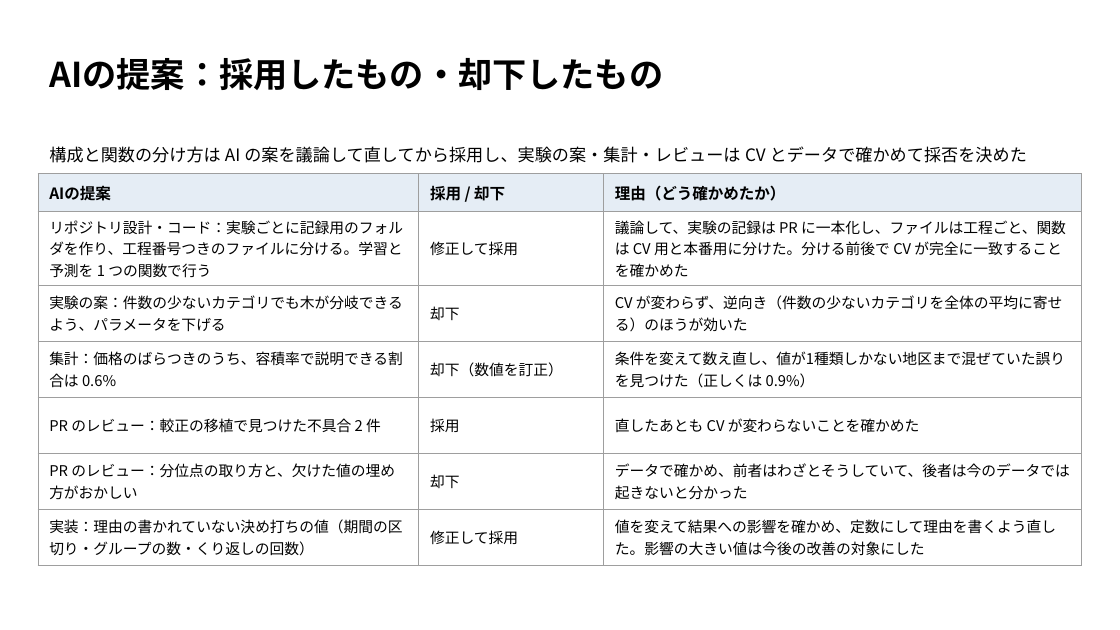
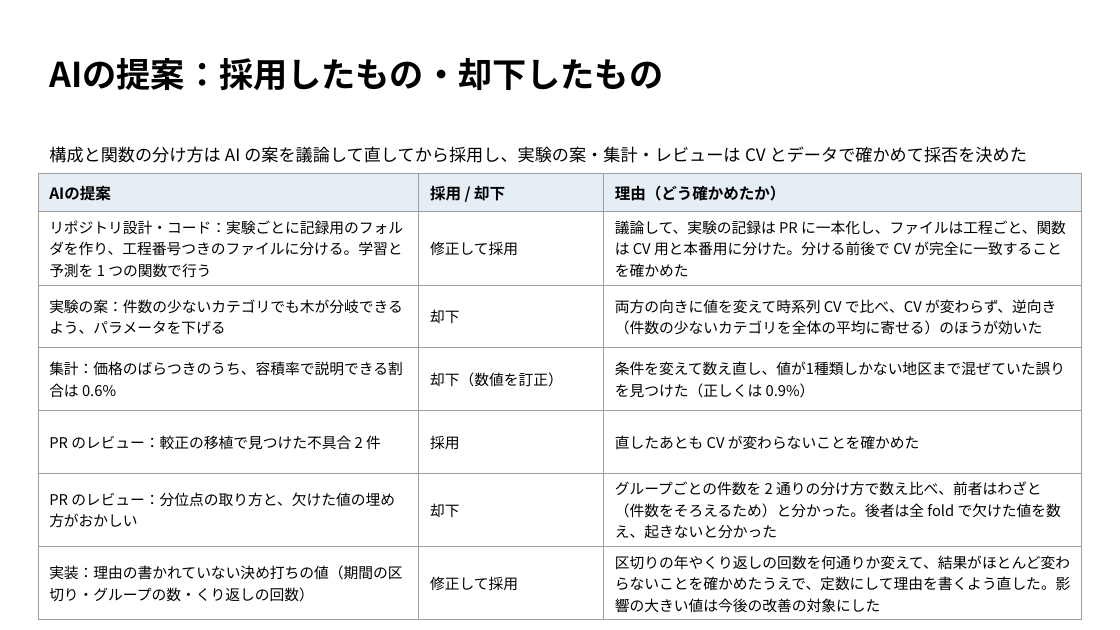
Before and after one commit to TaisukeFujise/condominium-price-pred, a slide deck: slide 4 of slides/midterm/midterm.pptx. Drawn at 1120x630 pixels with LibreOffice and Linux fonts; fonts in the diff are those of the drawing. Boxes give left, top, right and bottom in pixels: in the first picture for what was removed or moved away, otherwise in the second. Text is boxed around its words. In the diff, an @@ line names an element or a change of style, - is before the commit and + after.

```diff
--- a/slides/midterm/midterm.pptx
+++ b/slides/midterm/midterm.pptx
@@ table at (x1=38, y1=174, x2=1082, y2=617) @@
-row 3, column 3: CV が変わらず、逆向き（件数の少ないカテゴリを全体の平均に寄せる）のほうが効いた
+row 3, column 3: 両方の向きに値を変えて時系列 CV で比べ、CV が変わらず、逆向き（件数の少ないカテゴリを全体の平均に寄せる）のほうが効いた
-row 6, column 3: データで確かめ、前者はわざとそうしていて、後者は今のデータでは起きないと分かった
+row 6, column 3: グループごとの件数を 2 通りの分け方で数え比べ、前者はわざと（件数をそろえるため）と分かった。後者は全 fold で欠けた値を数え、起きないと分かった
-row 7, column 3: 値を変えて結果への影響を確かめ、定数にして理由を書くよう直した。影響の大きい値は今後の改善の対象にした
+row 7, column 3: 区切りの年やくり返しの回数を何通りか変えて、結果がほとんど変わらないことを確かめたうえで、定数にして理由を書くよう直した。影響の大きい値は今後の改善の対象にした
```
Also in this commit, not shown: 2 other files.
